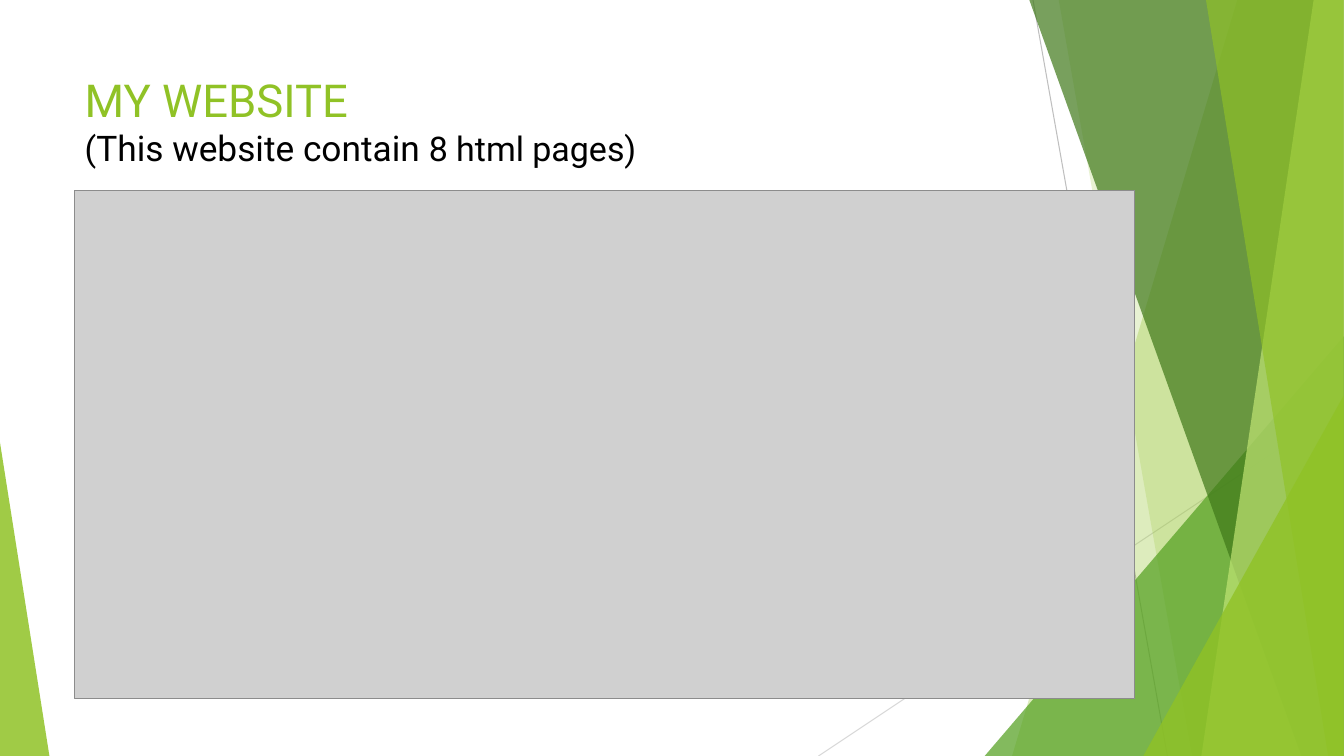
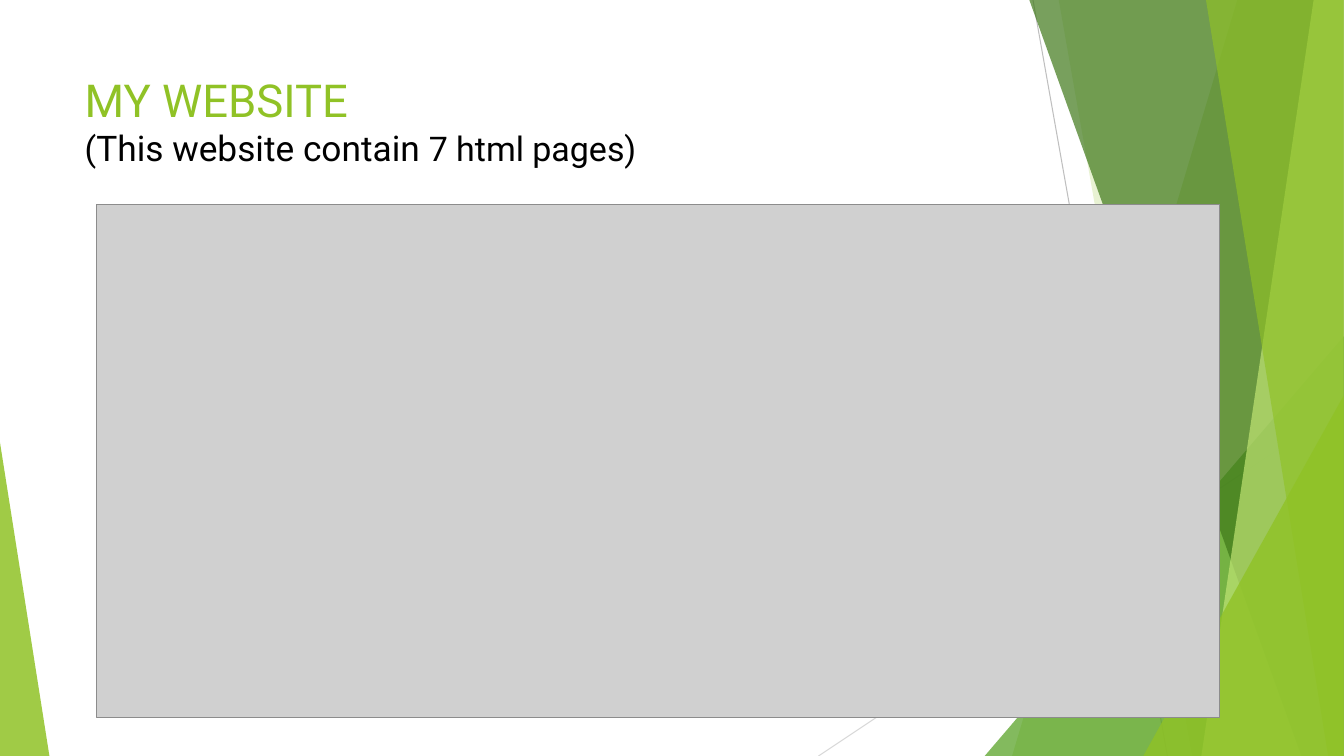
Before and after one commit to 2017070162/Child-project, a slide deck: slide 5 of AFRICAN_CHILDppt.pptx. Drawn at 1344x756 pixels with LibreOffice and Linux fonts; fonts in the diff are those of the drawing; grey boxes stand for pictures. Boxes give left, top, right and bottom in pixels: in the first picture for what was removed or moved away, otherwise in the second. Text is boxed around its words. In the diff, an @@ line names an element or a change of style, - is before the commit and + after.

```diff
--- a/AFRICAN_CHILDppt.pptx
+++ b/AFRICAN_CHILDppt.pptx
@@ title at [85, 84, 636, 169]: text changed @@
-MY WEBSITE
-(This website contain 8 html pages)
+MY WEBSITE
+(This website contain 7 html pages)
@@ picture: place and size @@
-picture at [75, 191, 1135, 700]
+picture at [97, 205, 1220, 718]
```
Also in this commit, not shown: 6 other slides changed.
